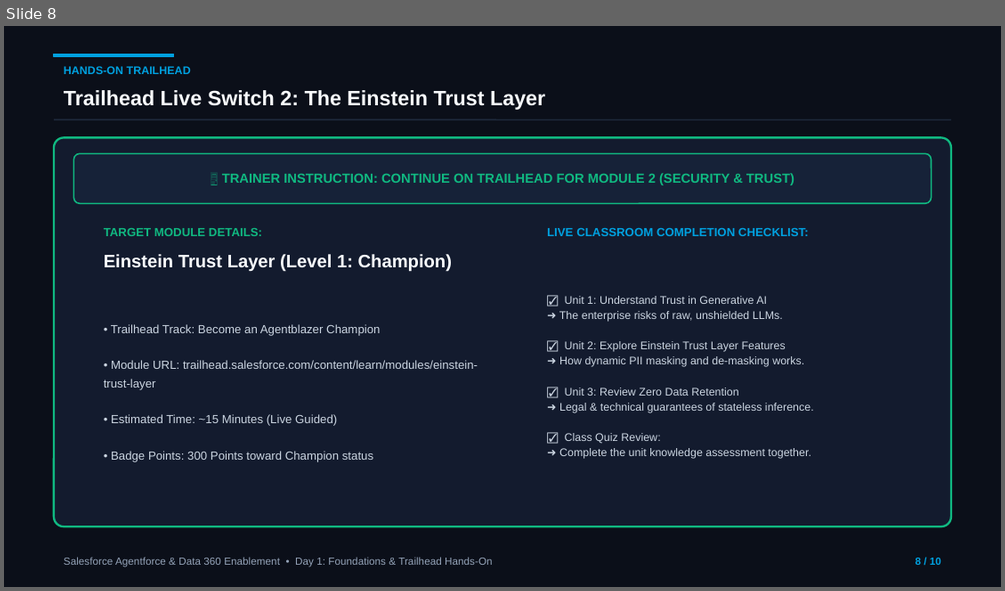
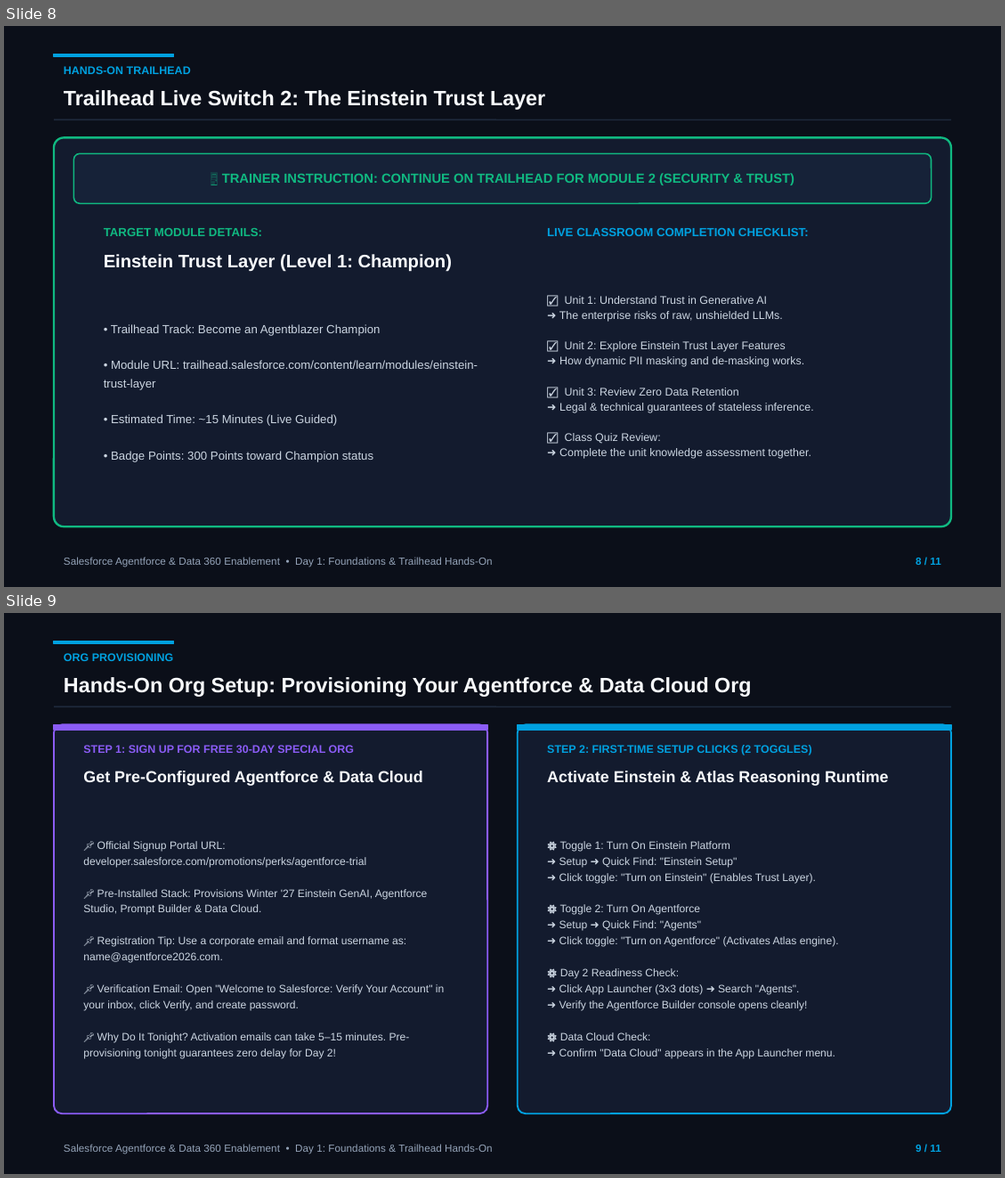
Before and after one commit to MohnishTak2725/agentforce-data360-workbench, a slide deck: Day-1-Atlas-Reasoning-Engine.pptx. Shown one above the other, each under a label of ours: slide 8 before the commit, slides 8 and 9 after it. The pictures are 1005x591 and 1005x1178 pixels, drawn with LibreOffice and Linux fonts; fonts in the diff are those of the drawing. Boxes give left, top, right and bottom in pixels: in the first picture for what was removed or moved away, otherwise in the second. Text is boxed around its words. In the diff, an @@ line names an element or a change of style, - is before the commit and + after.

Commit message:
feat: add dedicated Slide 9 for 30-day Agentforce & Data Cloud Org Provisioning and first-time setup toggles

```diff
--- a/Day-1-Atlas-Reasoning-Engine.pptx
+++ b/Day-1-Atlas-Reasoning-Engine.pptx
@@ slide 9 added at [4, 613, 1001, 1174], background #0B0F19 @@
@@ rectangle added at [54, 641, 173, 644], fill #00A1E0, outline #00A1E0 1 pt @@
@@ text added at [64, 653, 173, 661], 8 pt, text #00A1E0, bold @@
+ORG PROVISIONING
@@ text added at [64, 677, 751, 697], 15 pt, text #F8FAFC, bold @@
+Hands-On Org Setup: Provisioning Your Agentforce & Data Cloud Org
@@ line added from (54, 706) to (951, 706), #1E293B 1 pt @@
@@ rounded rectangle added at [54, 724, 487, 1113], fill #131B2E, outline #8B5CF6 1.2 pt @@
@@ rectangle added at [54, 724, 487, 730], fill #8B5CF6, outline #8B5CF6 1 pt @@
@@ text added at [83, 745, 354, 753], 8 pt, text #8B5CF6, bold @@
+STEP 1: SIGN UP FOR FREE 30-DAY SPECIAL ORG
@@ rounded rectangle added at [518, 724, 951, 1113], fill #131B2E, outline #00A1E0 1.2 pt @@
@@ rectangle added at [518, 724, 951, 730], fill #00A1E0, outline #00A1E0 1 pt @@
@@ text added at [547, 745, 812, 755], 8 pt, text #00A1E0, bold @@
+STEP 2: FIRST-TIME SETUP CLICKS (2 TOGGLES)
@@ text added at [83, 771, 423, 786], 11.5 pt, text #F8FAFC, bold @@
+Get Pre-Configured Agentforce & Data Cloud
@@ text added at [547, 771, 889, 786], 11.5 pt, text #F8FAFC, bold @@
+Activate Einstein & Atlas Reasoning Runtime
@@ text added at [83, 841, 444, 1059], 7.8 pt, text #CBD5E1 @@
+📌 Official Signup Portal URL:
+developer.salesforce.com/promotions/perks/agentforce-trial
+📌 Pre-Installed Stack: Provisions Winter '27 Einstein GenAI, Agentforce Studio, Prompt Builder & Data Cloud.
+📌 Registration Tip: Use a corporate email and format username as: name@agentforce2026.com.
+📌 Verification Email: Open "Welcome to Salesforce: Verify Your Account" in your inbox, click Verify, and create password.
+📌 Why Do It Tonight? Activation emails can take 5–15 minutes. Pre-provisioning tonight guarantees zero delay for Day 2!
@@ text added at [559, 841, 839, 1059], 7.8 pt, text #CBD5E1 @@
+⚙️ Toggle 1: Turn On Einstein Platform
+➜ Setup ➜ Quick Find: "Einstein Setup"
+➜ Click toggle: "Turn on Einstein" (Enables Trust Layer).
+⚙️ Toggle 2: Turn On Agentforce
+➜ Setup ➜ Quick Find: "Agents"
+➜ Click toggle: "Turn on Agentforce" (Activates Atlas engine).
+⚙️ Day 2 Readiness Check:
+➜ Click App Launcher (3x3 dots) ➜ Search "Agents".
+➜ Verify the Agentforce Builder console opens cleanly!
+⚙️ Data Cloud Check:
+➜ Confirm "Data Cloud" appears in the App Launcher menu.
@@ text added at [64, 1143, 493, 1154], 7.5 pt, text #94A3B8 @@
+Salesforce Agentforce & Data 360 Enablement • Day 1: Foundations & Trailhead Hands-On
@@ text added at [915, 1144, 940, 1151], 7.5 pt, text #00A1E0, bold @@
+9 / 11
@@ slide 8 changed as well @@
@@ text at [915, 556, 940, 567]: text changed @@
-8 / 10
+8 / 11
```
Also in this commit, not shown: 9 other slides changed.
